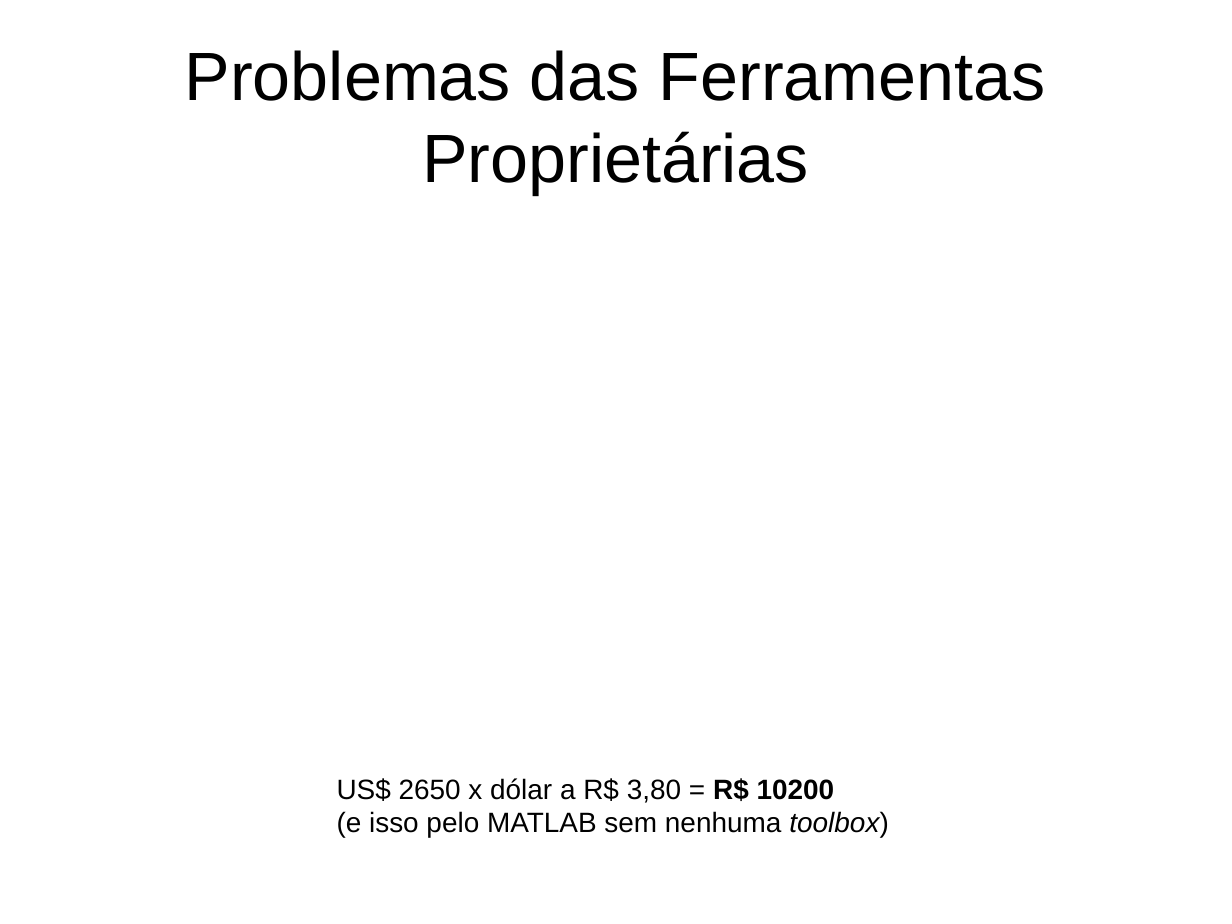
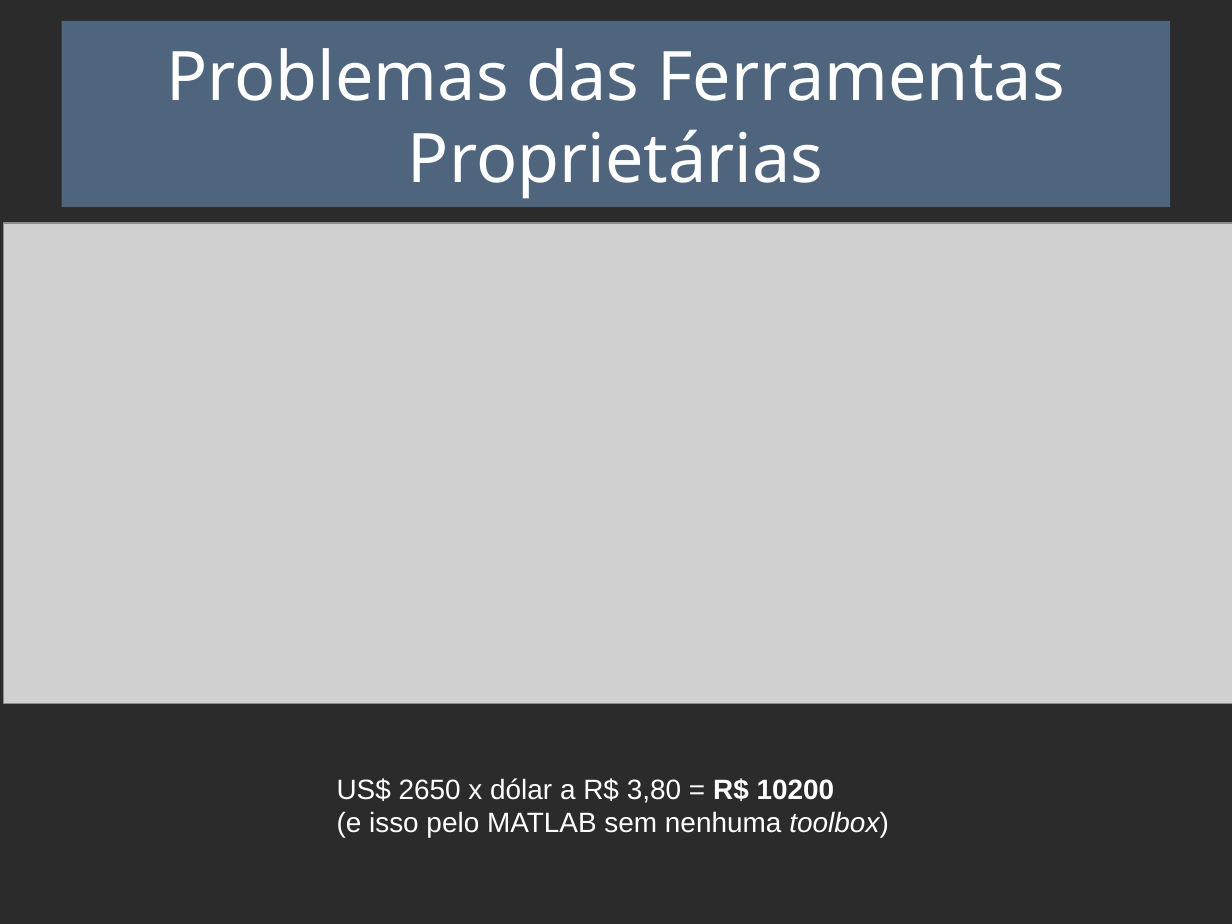
Before and after one commit to renanbirck/sfdsm-2015, a slide deck: slide 3 of Slides.odp. Drawn at 1232x924 pixels with LibreOffice and Linux fonts; fonts in the diff are those of the drawing; grey boxes stand for pictures; background and template pictures are left out; a plain dark background stands for a picture behind light text. Boxes give left, top, right and bottom in pixels: in the first picture for what was removed or moved away, otherwise in the second. Text is boxed around its words. In the diff, an @@ line names an element or a change of style, - is before the commit and + after.

```diff
--- a/Slides.odp
+++ b/Slides.odp
@@ background #FFFFFF to picture (left out) @@
@@ title "Problemas das Ferramentas Proprietárias": place and size @@
-title "Problemas das Ferramentas Proprietárias" at <box>185,50,1046,194</box>
+title "Problemas das Ferramentas Proprietárias" at <box>61,21,1171,208</box>
@@ title "Problemas das Ferramentas Proprietárias" at <box>61,21,1171,208</box>: font Arial to Noto Sans, text colour #000000 to #FFFFFF; fill none to #729FCF at 50% opacity @@
@@ picture added at <box>3,224,1232,704</box> @@
@@ text "US$ 2650 x dólar a ..." at <box>337,778,888,837</box>: text colour #000000 to #FFFFFF @@
```
Also in this commit, not shown: 24 other slides changed, 1 other file.
